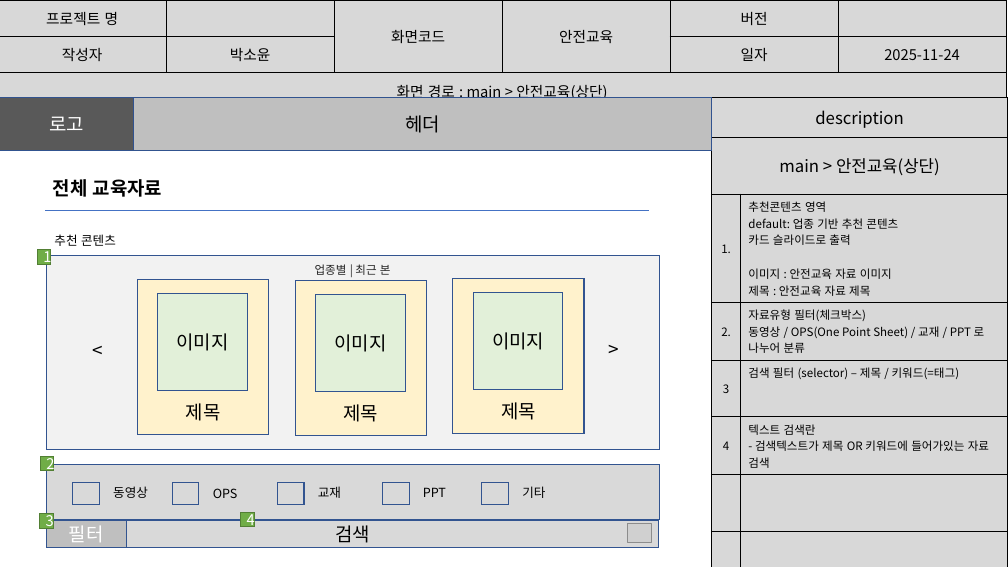
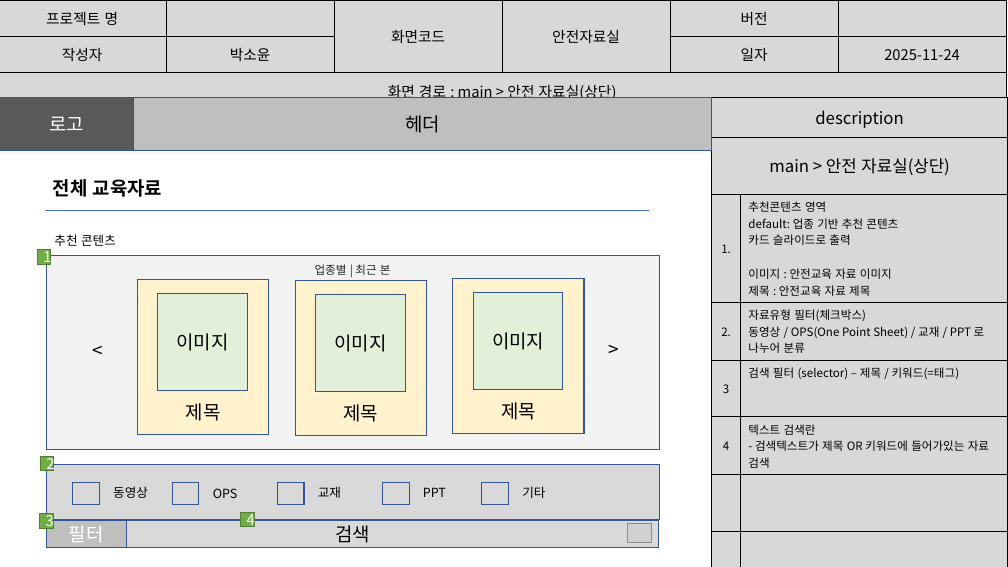
Before and after one commit to imyongchan/source, a slide deck: slide 32 of 종합기획/종합/스토리보드_종합중.pptx (slide 31 before the commit). Drawn at 1008x567 pixels with LibreOffice and Linux fonts; fonts in the diff are those of the drawing; grey boxes stand for pictures. Boxes give left, top, right and bottom in pixels: in the first picture for what was removed or moved away, otherwise in the second. Text is boxed around its words. In the diff, an @@ line names an element or a change of style, - is before the commit and + after.

```diff
--- a/종합기획/종합/스토리보드_종합중.pptx
+++ b/종합기획/종합/스토리보드_종합중.pptx
@@ table at (0, 0, 1006, 102) @@
-row 1, column 4: 안전교육
+row 1, column 4: 안전자료실
-row 3, column 1: 화면 경로 : main > 안전교육(상단)
+row 3, column 1: 화면 경로 : main > 안전 자료실(상단)
@@ table at (712, 98, 1008, 567) @@
-row 2, column 1: main > 안전교육(상단)
+row 2, column 1: main > 안전 자료실(상단)
```
Also in this commit, not shown: 10 other slides changed, 1 slide added.
